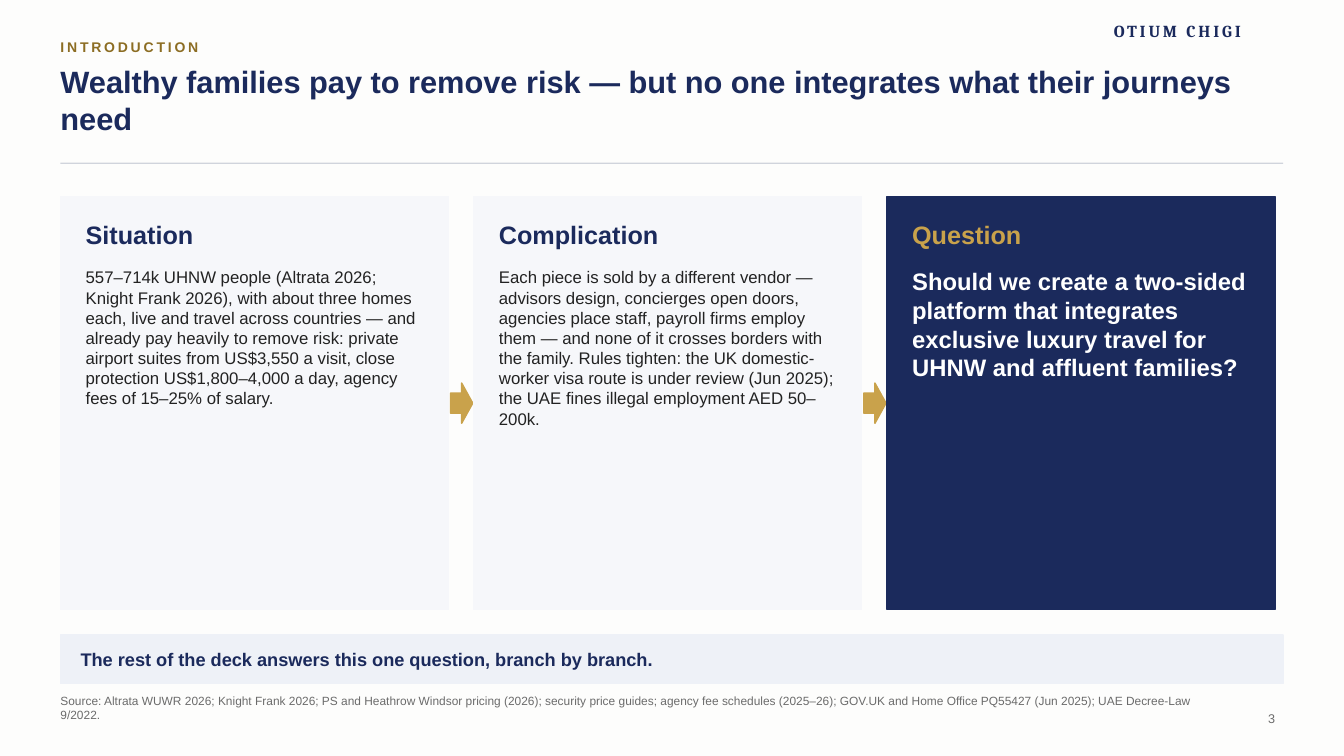
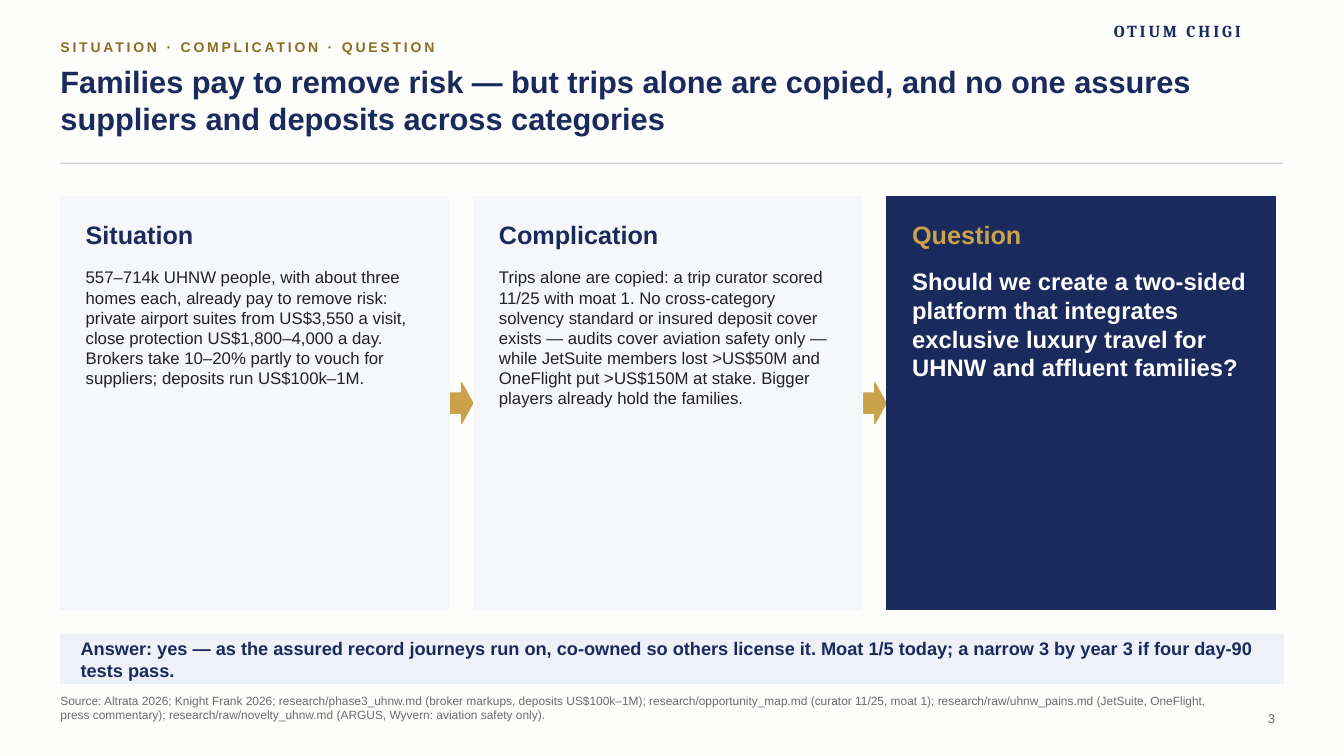
Before and after one commit to algarcalebe-web/legendary-bassoon, a slide deck: slide 3 of deck/Otium_Chigi_Journeys_Strategy_Deck.pptx. Drawn at 1344x756 pixels with LibreOffice and Linux fonts; fonts in the diff are those of the drawing; background and template pictures are left out. Boxes give left, top, right and bottom in pixels: in the first picture for what was removed or moved away, otherwise in the second. Text is boxed around its words. In the diff, an @@ line names an element or a change of style, - is before the commit and + after.

```diff
--- a/deck/Otium_Chigi_Journeys_Strategy_Deck.pptx
+++ b/deck/Otium_Chigi_Journeys_Strategy_Deck.pptx
@@ text at [60, 42, 198, 52]: text changed @@
-INTRODUCTION
+SITUATION · COMPLICATION · QUESTION
@@ title at [60, 70, 1190, 135]: text changed @@
-Wealthy families pay to remove risk — but no one integrates what their journeys need
+Families pay to remove risk — but trips alone are copied, and no one assures suppliers and deposits across categories
@@ text at [86, 271, 407, 388]: text changed @@
-557–714k UHNW people (Altrata 2026; Knight Frank 2026), with about three homes each, live and travel across countries — and already pay heavily to remove risk: private airport suites from US$3,550 a visit, close protection US$1,800–4,000 a day, agency fees of 15–25% of salary.
+557–714k UHNW people, with about three homes each, already pay to remove risk: private airport suites from US$3,550 a visit, close protection US$1,800–4,000 a day. Brokers take 10–20% partly to vouch for suppliers; deposits run US$100k–1M.
@@ text at [499, 271, 822, 408]: text changed @@
-Each piece is sold by a different vendor — advisors design, concierges open doors, agencies place staff, payroll firms employ them — and none of it crosses borders with the family. Rules tighten: the UK domestic-worker visa route is under review (Jun 2025); the UAE fines illegal employment AED 50–200k.
+Trips alone are copied: a trip curator scored 11/25 with moat 1. No cross-category solvency standard or insured deposit cover exists — audits cover aviation safety only — while JetSuite members lost >US$50M and OneFlight put >US$150M at stake. Bigger players already hold the families.
@@ text at [81, 641, 1252, 681]: text changed @@
-The rest of the deck answers this one question, branch by branch.
+Answer: yes — as the assured record journeys run on, co-owned so others license it. Moat 1/5 today; a narrow 3 by year 3 if four day-90 tests pass.
@@ text at [60, 696, 1205, 722]: text changed @@
-Source: Altrata WUWR 2026; Knight Frank 2026; PS and Heathrow Windsor pricing (2026); security price guides; agency fee schedules (2025–26); GOV.UK and Home Office PQ55427 (Jun 2025); UAE Decree-Law 9/2022.
+Source: Altrata 2026; Knight Frank 2026; research/phase3_uhnw.md (broker markups, deposits US$100k–1M); research/opportunity_map.md (curator 11/25, moat 1); research/raw/uhnw_pains.md (JetSuite, OneFlight, press commentary); research/raw/novelty_uhnw.md (ARGUS, Wyvern: aviation safety only).
```
Also in this commit, not shown: 18 other slides changed, 5 slides added, 3 slides removed, 8 other files.
